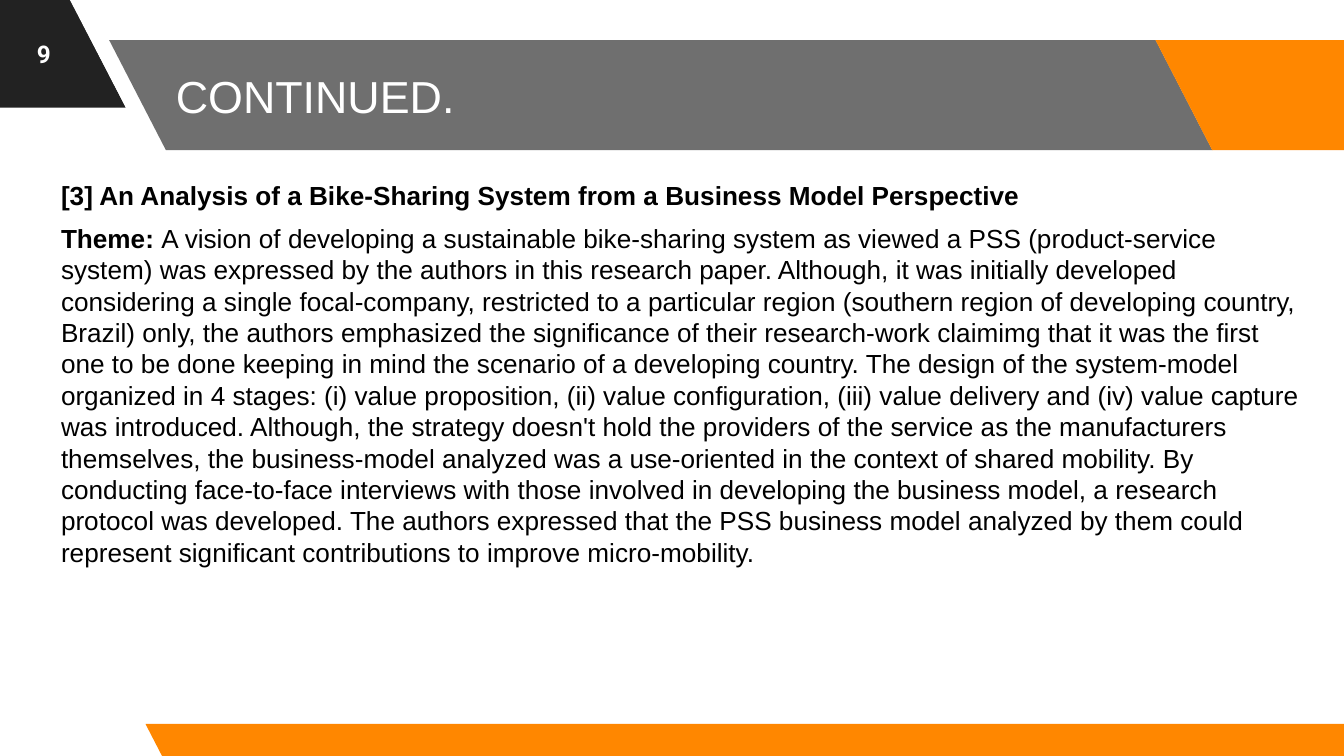
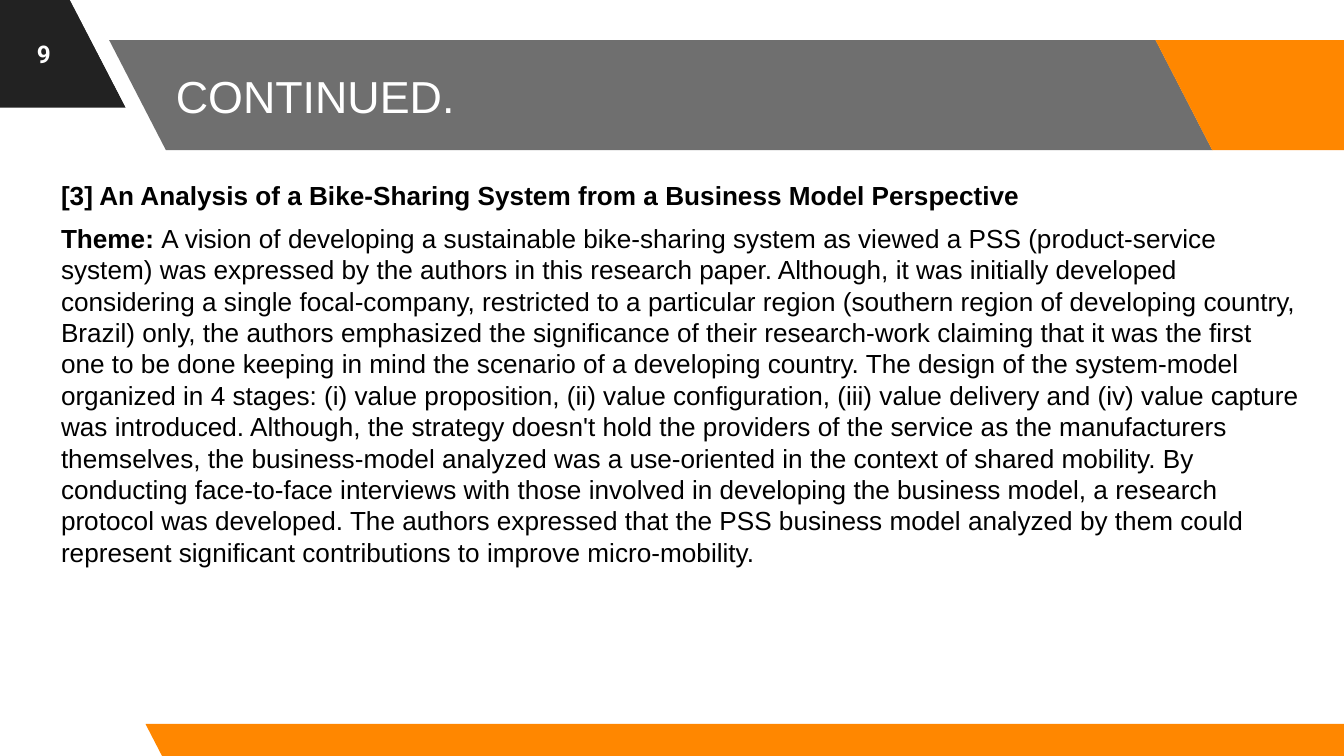
Before and after one commit to astrodestroyergithub/Divvy-Bike-Share, a slide deck: slide 9 of PPTS/19BCE1156_Tamojit_Roy_Capstone_Project_B.Tech_CSE_2019-23_Review-1.pptx. Drawn at 1344x756 pixels with LibreOffice and Linux fonts; fonts in the diff are those of the drawing; background and template pictures are left out. Boxes give left, top, right and bottom in pixels: in the first picture for what was removed or moved away, otherwise in the second. Text is boxed around its words. In the diff, an @@ line names an element or a change of style, - is before the commit and + after.

Commit message:
Spelling mistakes corrected in Review-1 PPT

```diff
--- a/PPTS/19BCE1156_Tamojit_Roy_Capstone_Project_B.Tech_CSE_2019-23_Review-1.pptx
+++ b/PPTS/19BCE1156_Tamojit_Roy_Capstone_Project_B.Tech_CSE_2019-23_Review-1.pptx
@@ text at <box>61,229,1298,568</box>: text changed @@
-Theme: A vision of developing a sustainable bike-sharing system as viewed a PSS (product-service system) was expressed by the authors in this research paper. Although, it was initially developed considering a single focal-company, restricted to a particular region (southern region of developing country, Brazil) only, the authors emphasized the significance of their research-work claimimg that it was the first one to be done keeping in mind the scenario of a developing country. The design of the system-model organized in 4 stages: (i) value proposition, (ii) value configuration, (iii) value delivery and (iv) value capture was introduced. Although, the strategy doesn't hold the providers of the service as the manufacturers themselves, the business-model analyzed was a use-oriented in the context of shared mobility. By conducting face-to-face interviews with those involved in developing the business model, a research protocol was developed. The authors expressed that the PSS business model analyzed by them could represent significant contributions to improve micro-mobility.
+Theme: A vision of developing a sustainable bike-sharing system as viewed a PSS (product-service system) was expressed by the authors in this research paper. Although, it was initially developed considering a single focal-company, restricted to a particular region (southern region of developing country, Brazil) only, the authors emphasized the significance of their research-work claiming that it was the first one to be done keeping in mind the scenario of a developing country. The design of the system-model organized in 4 stages: (i) value proposition, (ii) value configuration, (iii) value delivery and (iv) value capture was introduced. Although, the strategy doesn't hold the providers of the service as the manufacturers themselves, the business-model analyzed was a use-oriented in the context of shared mobility. By conducting face-to-face interviews with those involved in developing the business model, a research protocol was developed. The authors expressed that the PSS business model analyzed by them could represent significant contributions to improve micro-mobility.
```
Also in this commit, not shown: 9 other slides changed.
